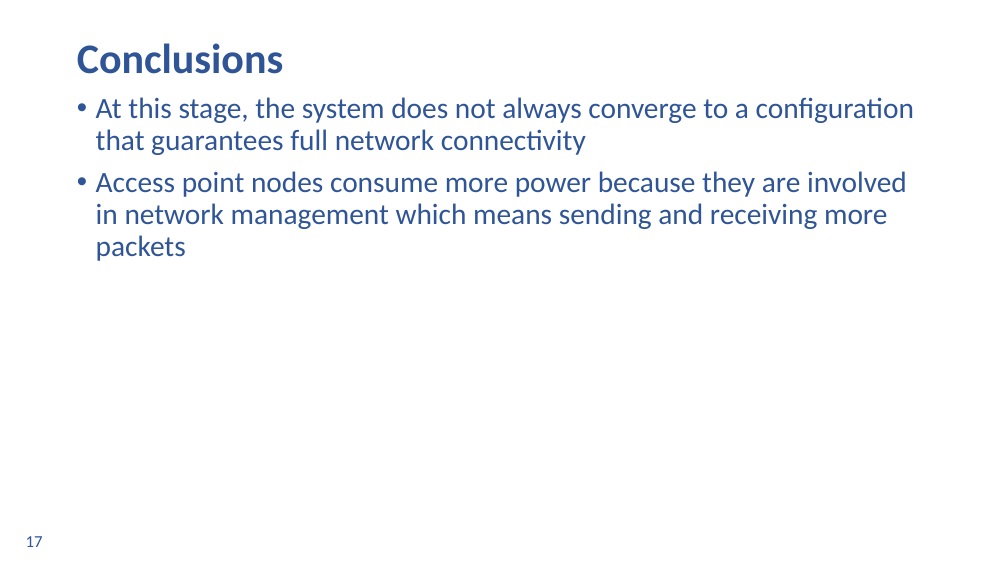
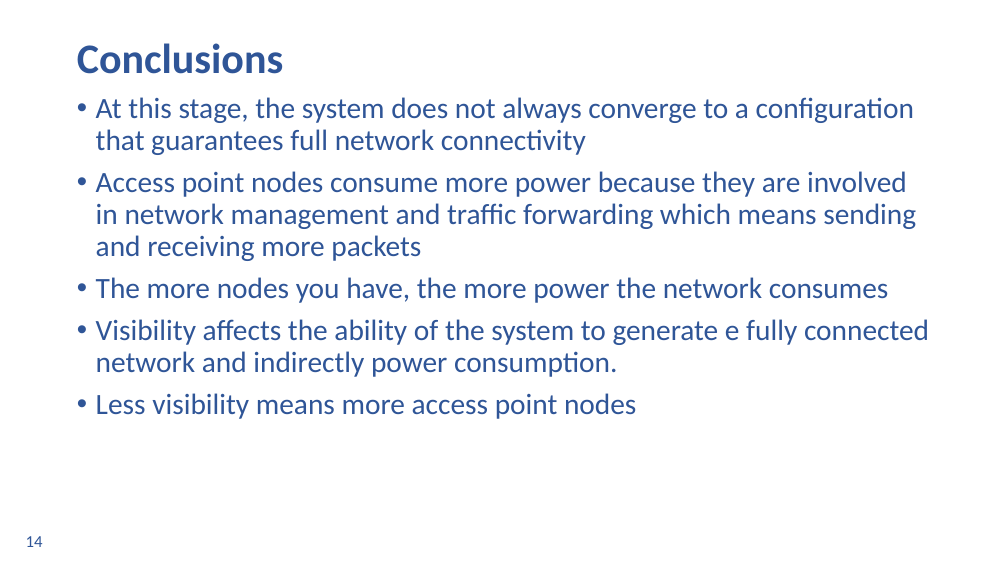
Before and after one commit to ingframin/SmartWirelessSimulator, a slide deck: slide 14 of Documentation/Presentation/Final.pptx (slide 17 before the commit). Drawn at 1008x567 pixels with LibreOffice and Linux fonts; fonts in the diff are those of the drawing; background and template pictures are left out. Boxes give left, top, right and bottom in pixels: in the first picture for what was removed or moved away, otherwise in the second. Text is boxed around its words. In the diff, an @@ line names an element or a change of style, - is before the commit and + after.

```diff
--- a/Documentation/Presentation/Final.pptx
+++ b/Documentation/Presentation/Final.pptx
@@ text at [96, 171, 929, 419]: text changed @@
-• Access point nodes consume more power because they are involved in network management which means sending and receiving more packets
+• Access point nodes consume more power because they are involved in network management and traffic forwarding which means sending and receiving more packets
+• The more nodes you have, the more power the network consumes
+• Visibility affects the ability of the system to generate e fully connected network and indirectly power consumption.
+• Less visibility means more access point nodes
@@ page number at [26, 536, 43, 547]: text changed @@
-17
+14
```
Also in this commit, not shown: 7 other slides changed, 5 slides added, 7 slides removed.
